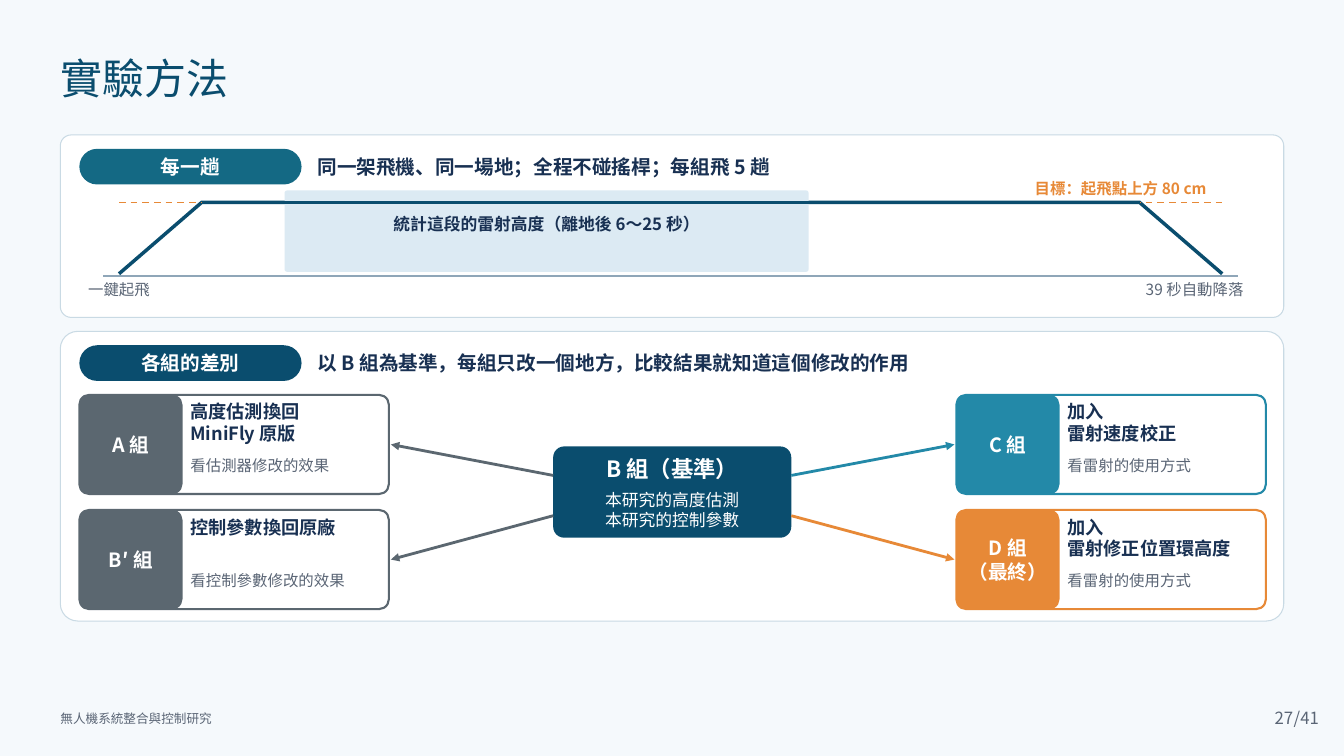
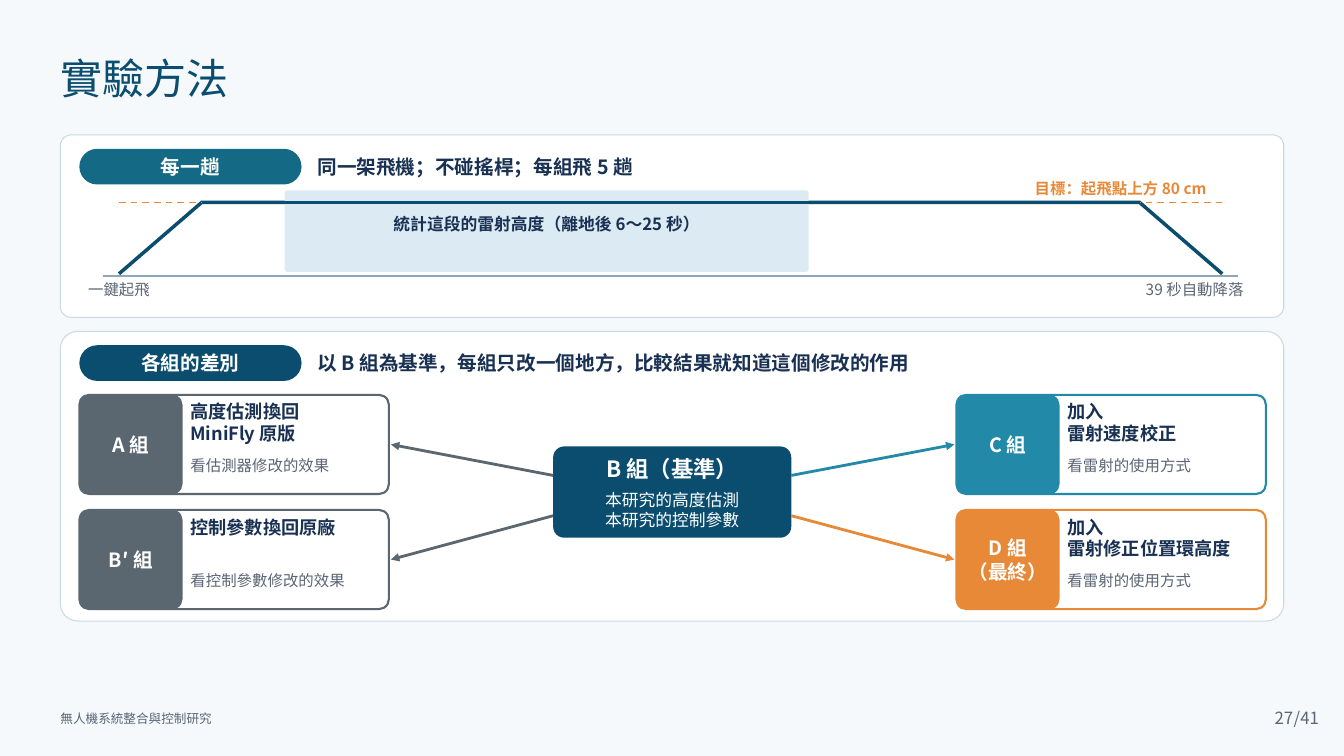
Before and after one commit to lingken1028/-, a slide deck: slide 27 of 無人機系統整合與控制研究_口試簡報 2.pptx. Drawn at 1344x756 pixels with LibreOffice and Linux fonts; fonts in the diff are those of the drawing. Boxes give left, top, right and bottom in pixels: in the first picture for what was removed or moved away, otherwise in the second. Text is boxed around its words. In the diff, an @@ line names an element or a change of style, - is before the commit and + after.

```diff
--- a/無人機系統整合與控制研究_口試簡報 2.pptx
+++ b/無人機系統整合與控制研究_口試簡報 2.pptx
@@ text at [317, 154, 633, 180]: text changed @@
-同一架飛機、同一場地；全程不碰搖桿；每組飛 5 趟
+同一架飛機；不碰搖桿；每組飛 5 趟
```
Also in this commit, not shown: 8 other slides changed.
